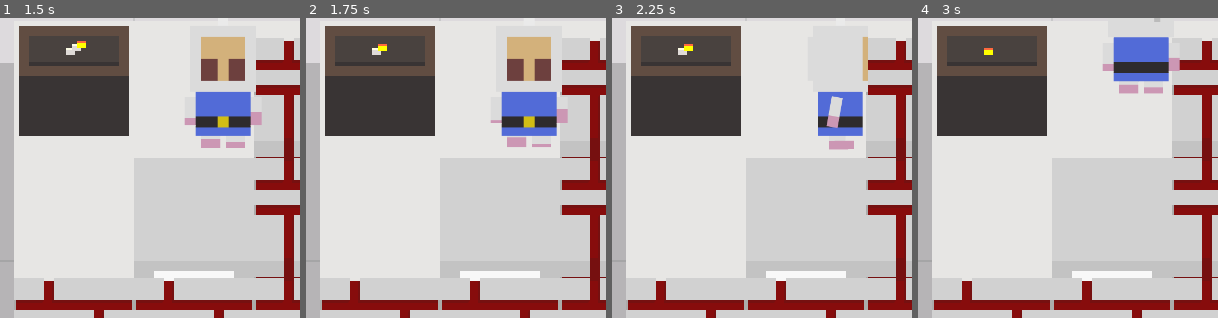
Above: before the commit, frames 1-4 (left to right).
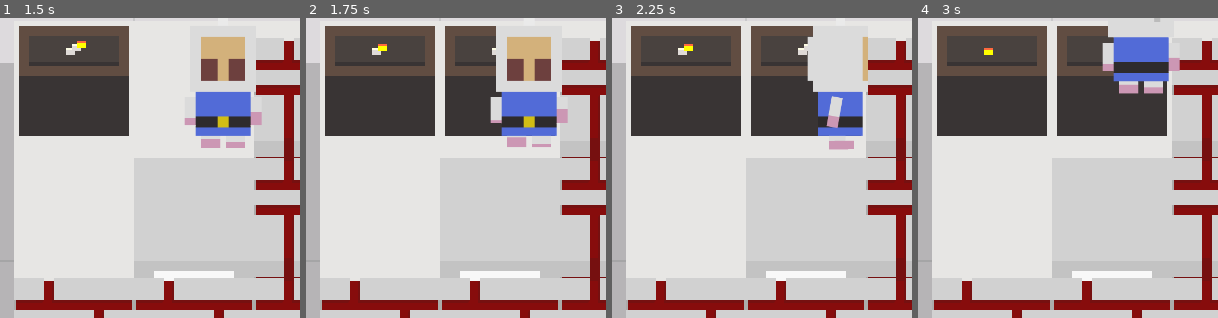
Above: after the commit, the same moments.

Repository: AmarOk1412/Eksplode.re
Game: Godot game, scene res://Player.tscn
Two runs of this game, one before a commit and one after it. Both use one fixed random seed, a clock stepped at 60 frames per second and the inputs below.
Inputs:
- Up to frame 1 (1.5 s): tap Enter (ui_accept) at 0.5, 0.77 s; hold Right (ui_right) 0.53-1.28 s; hold Down (ui_down) from 1.28 s (still down)
- Up to frame 2 (1.75 s): keep holding Down (ui_down); tap Enter (ui_accept) at 1.52 s
- Up to frame 3 (2.25 s): release Down (ui_down) at 2.03 s; hold Right (ui_right) from 2.03 s (still down)
- Up to frame 4 (3 s): release Right (ui_right) at 2.78 s; hold Up (ui_up) from 2.78 s (still down)
The pictures show only the part of the screen within x 38-88%, y 40-90%; the shares and areas given below are measured in that part.

Frame 1 is identical in both runs. In frame 2, 6.2% of the frame differs, in the area x 46-66%, y 2-40%; in frame 3, 7.5%; in frame 4, 9.3%, in the area x 46-83%, y 2-40%.

Commit message:
items: add repel bombs

Diff:
--- a/Bomb.gd
+++ b/Bomb.gd
@@ -1,4 +1,4 @@
-extends StaticBody2D
+extends KinematicBody2D
 
 onready var boomPacked = preload("res://Boom.tscn")
 onready var boomScript = preload("res://Boom.gd")
@@ -11,6 +11,8 @@
 onready var rays = $Raycasts # The rays parent node.
 
 var from_player = null
+var moveVector = Vector2()
+
 
 # Called when the node enters the scene tree for the first time.
 func _ready():
@@ -19,6 +21,68 @@
 	timer.connect("timeout", self, "explode")
 	add_child(timer)
 	timer.start(duration)
+
+
+func _physics_process(delta):
+	if Vector2() == moveVector:
+		return
+	var root = get_tree().get_root()
+	var tileMap = root.get_node("Main").get_node("Map")
+	var nextTileEmpty = true
+	var colliders = [] # The colliding objects go here. This is a temporary array.
+	var ray = $Raycasts/West
+	if moveVector.x > 0:
+		ray = $Raycasts/East
+	elif moveVector.y > 0:
+		ray = $Raycasts/South
+	elif moveVector.y < 0:
+		ray = $Raycasts/North
+	# Get next collider
+	ray.add_exception(self)
+	while ray.is_colliding():
+		var collider = ray.get_collider()
+		if not collider.is_in_group("Player"): #TODOs
+			colliders.append(collider)
+		ray.add_exception(collider)
+		ray.force_raycast_update()
+		if collider != self:
+			break
+	var nextTile = tileMap.world_to_map(self.position) + moveVector
+	if nextTile.x > 12 or nextTile.x < 2 or nextTile.y > 12 or nextTile.y < 2:
+		 nextTileEmpty = false
+	for collider in colliders:
+		# TODO avoid this
+		var vectorOffset = Vector2()
+		if collider.is_in_group("Box"):
+			vectorOffset.y = 1
+		if tileMap.world_to_map(collider.position) == nextTile + vectorOffset:
+			nextTileEmpty = false
+		ray.remove_exception(collider)
+	ray.remove_exception(self)
+
+	var stopMove = false
+	# TODO CLEAN THIS
+	if not nextTileEmpty:
+		if moveVector.x < 0:
+			stopMove = position.x < (nextTile.x+1)*120+60
+		elif moveVector.x > 0:
+			stopMove = position.x >= nextTile.x*120-60
+		elif moveVector.y > 0:
+			stopMove = position.y >= nextTile.y*120-60
+		elif moveVector.y < 0:
+			stopMove = position.y < (nextTile.y+1)*120+60
+	if not stopMove:
+		if moveVector.x < 0:
+			position.x = lerp(position.x, position.x-800, delta)
+		elif moveVector.x > 0:
+			position.x = lerp(position.x, position.x+800, delta)
+		elif moveVector.y > 0:
+			position.y = lerp(position.y, position.y+800, delta)
+		elif moveVector.y < 0:
+			position.y = lerp(position.y, position.y-800, delta)
+	else:
+		moveVector = Vector2()
+
 
 func explode():
 	if exploding:
@@ -51,6 +115,7 @@
 	var root = get_tree().get_root()
 	var tileMap = root.get_node("Main").get_node("Map")
 	for collider in final_colliders: # Loop through all the colliders.
+		print(collider.get_groups())
 		if collider.is_in_group("Box"):
 			tiles.append(tileMap.world_to_map(collider.position) + Vector2(0, -1))
 		if collider.is_in_group("Destroyable"):
@@ -71,8 +136,8 @@
 			if newPos in tiles:
 				break
 			# TODO clean
-			if newPos.x < 2 or newPos.x > 13 \
-			or newPos.y < 2 or newPos.y > 13:
+			if newPos.x < 2 or newPos.x > 12 \
+			or newPos.y < 2 or newPos.y > 12:
 				break
 			# Instantiate explosion
 			var boom = boomPacked.instance()
@@ -90,3 +155,8 @@
 	$Raycasts/West.cast_to = Vector2(120 * -radius, 0)
 	$Raycasts/South.cast_to = Vector2(0, 120 * radius)
 	$Raycasts/North.cast_to = Vector2(0, 120 * -radius)
+
+func _on_Area2D_body_entered(body):
+	if body.is_in_group("Player"):
+		print("NEAR")
+		body.near(self)
--- a/Bomb.tscn
+++ b/Bomb.tscn
@@ -17,7 +17,10 @@
 [sub_resource type="RectangleShape2D" id=2]
 extents = Vector2( 65.9255, 63.336 )
 
-[node name="Bomb" type="StaticBody2D" groups=[
+[sub_resource type="RectangleShape2D" id=3]
+extents = Vector2( 72.2397, 88.8829 )
+
+[node name="Bomb" type="KinematicBody2D" groups=[
 "Destroyable",
 ]]
 position = Vector2( 60, 60 )
@@ -49,7 +52,7 @@
 
 [node name="Right" type="CollisionShape2D" parent="."]
 visible = false
-rotation = 4.71239
+rotation = -1.5708
 shape = SubResource( 2 )
 one_way_collision = true
 one_way_collision_margin = 0.0
@@ -75,3 +78,12 @@
 enabled = true
 cast_to = Vector2( -240, 0 )
 collide_with_areas = true
+
+[node name="Area2D" type="Area2D" parent="."]
+collision_layer = 524288
+collision_mask = 524288
+
+[node name="CollisionShape2D" type="CollisionShape2D" parent="Area2D"]
+position = Vector2( 2.44348, 23.6206 )
+shape = SubResource( 3 )
+[connection signal="body_entered" from="Area2D" to="." method="_on_Area2D_body_entered"]
--- a/Item.gd
+++ b/Item.gd
@@ -34,6 +34,8 @@
 			body.speed += 100
 		elif type == 5:
 			body.affect()
+		elif type == 0:
+			body.repelBombs = true
 		elif type == 1:
 			body.radius += 1
 		elif type == 2:
--- a/Main.gd
+++ b/Main.gd
@@ -4,16 +4,12 @@
 onready var boxScript = preload("res://DestructibleBox.gd")
 var boxTexture = preload("res://Sprites/Box/box.png")
 const CELL_SIZE = 120
-var START_X = 2
-var START_Y = 2
-var END_X = 13
-var END_Y = 13
+const START_X = 2
+const START_Y = 2
+const END_X = 13
+const END_Y = 13
 
-# Declare member variables here. Examples:
-# var a = 2
-# var b = "text"
 
-# Called when the node enters the scene tree for the first time.
 # Todo clean
 func _ready():
 	for x in range(START_X, END_X):
@@ -38,7 +34,3 @@
 				box.position = Vector2(x*CELL_SIZE, y*CELL_SIZE)+ Vector2(CELL_SIZE/2, CELL_SIZE)
 				var root = get_tree().get_root()
 				self.add_child(box)
-
-# Called every frame. 'delta' is the elapsed time since the previous frame.
-#func _process(delta):
-#	pass
--- a/Player.gd
+++ b/Player.gd
@@ -5,8 +5,9 @@
 
 # Player movement speed
 var speed = 300
-var bombs = 1
+var bombs = 100
 var radius = 2
+var repelBombs = false
 
 # Effects
 var timerEffect = Timer.new()
@@ -109,8 +110,18 @@
 	queue_free()
 
 func removeEffect():
-	print("TIMEOUT")
 	currentEffect = Effect.None
+
+func near(bomb):
+	if self.repelBombs:
+		if bomb.position.x - 60> self.position.x:
+			bomb.moveVector = Vector2(1,0)
+		elif bomb.position.x + 60 < self.position.x:
+			bomb.moveVector = Vector2(-1,0)
+		elif bomb.position.y - 60 > self.position.y:
+			bomb.moveVector = Vector2(0,1)
+		elif bomb.position.y + 60 < self.position.y:
+			bomb.moveVector = Vector2(0,-1)
 
 func affect():
 	timerEffect.stop()
--- a/Player.tscn
+++ b/Player.tscn
@@ -65,11 +65,12 @@
 [ext_resource path="res://Animations/Player/Base/base6.png" type="Texture" id=63]
 [ext_resource path="res://Animations/Player/Base/base.png" type="Texture" id=64]
 [ext_resource path="res://Bomb.tscn" type="PackedScene" id=65]
-[ext_resource path="res://tile.png" type="Texture" id=66]
-[ext_resource path="res://Item.tscn" type="PackedScene" id=67]
-[ext_resource path="res://DestructibleBox.tscn" type="PackedScene" id=68]
-[ext_resource path="res://DestructibleBox.gd" type="Script" id=69]
-[ext_resource path="res://Boom.tscn" type="PackedScene" id=70]
+[ext_resource path="res://Bomb.gd" type="Script" id=66]
+[ext_resource path="res://tile.png" type="Texture" id=67]
+[ext_resource path="res://Item.tscn" type="PackedScene" id=68]
+[ext_resource path="res://DestructibleBox.tscn" type="PackedScene" id=69]
+[ext_resource path="res://DestructibleBox.gd" type="Script" id=70]
+[ext_resource path="res://Boom.tscn" type="PackedScene" id=71]
 
 [sub_resource type="SpriteFrames" id=1]
 animations = [ {
@@ -616,8 +617,13 @@
 [node name="StartPosition" type="Position2D" parent="."]
 position = Vector2( 100, 100 )
 
-[node name="Bomb" parent="." instance=ExtResource( 65 )]
+[node name="Bomb" type="RigidBody2D" parent="." groups=[
+"Destroyable",
+] instance=ExtResource( 65 )]
 position = Vector2( 1638.03, -625.914 )
+mass = 0.01
+gravity_scale = 0.0
+script = ExtResource( 66 )
 
 [node name="Map" type="TileMap" parent="."]
 tile_set = SubResource( 22 )
Not shown: 1 places in Bomb.tscn that only renumber resources
Not shown: 30 places in Player.tscn that only renumber resources
